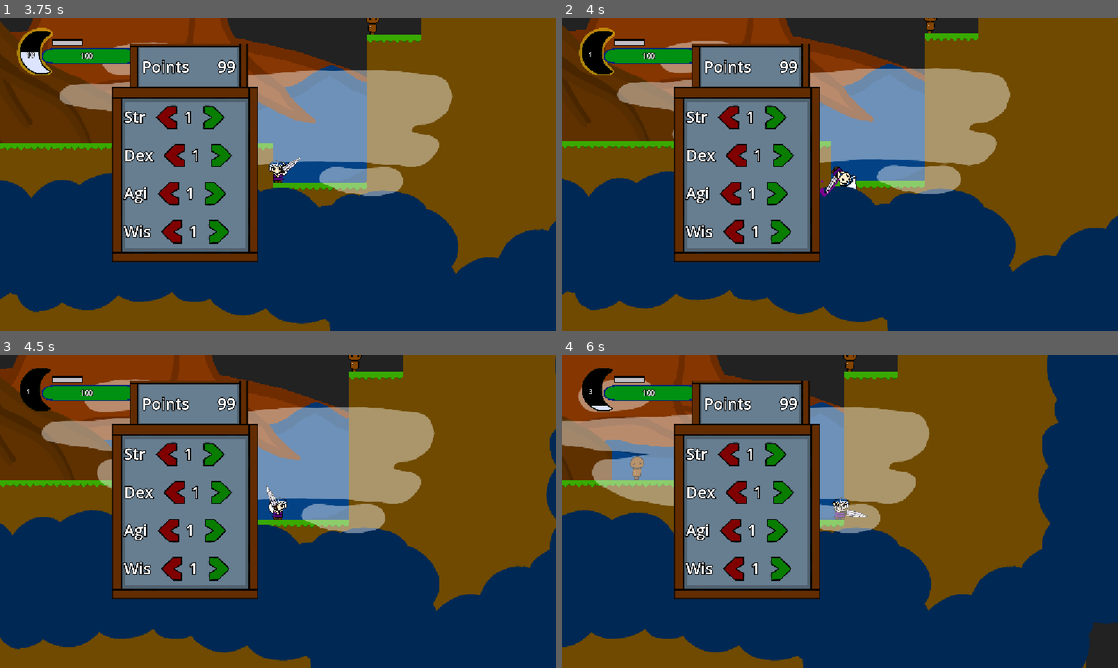
Above: before the commit, frames 1-4 (two rows, left to right).
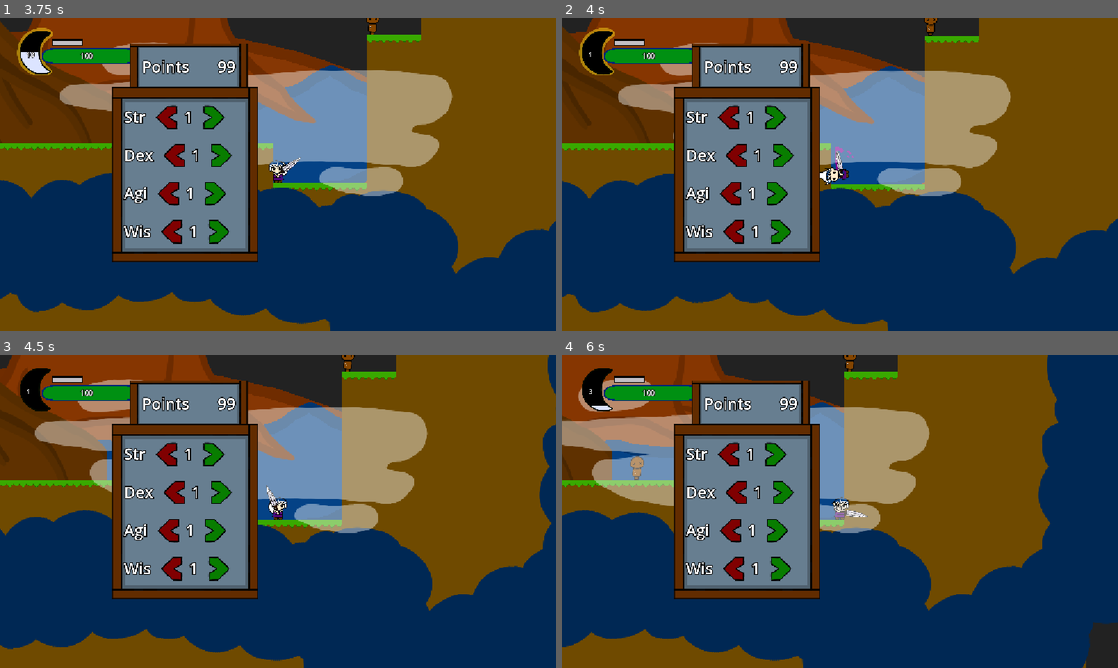
Above: after the commit, the same moments.

Repository: Nelinnia/azure-leaf-forest
Game: Godot game, scene res://Levels/testing_level.tscn
The game is run twice, just before and just after one commit, with the same random seed, the same clock (stepped at 60 frames per second) and the same inputs.
Inputs (mouse positions are in pixels of both pictures, inside the frame that each line leads up to):
- Up to frame 1 (3.75 s): move the mouse to (250, 237) at 0.52 s; press the mouse at (250, 237) at 0.53 s; hold D (move_right) 0.53-2.03 s; tap Space (jump) at 0.77, 1.52, 3.02 s; move the mouse to (444, 221) at 1.27 s; release the mouse at (444, 221) at 1.28 s; click (444, 221) at 1.35 s; move the mouse to (111, 127) at 2.02 s; hold Q (magic) 2.03-2.78 s; hold A (move_left) from 2.03 s (still down); click (111, 127) at 2.3 s; move the mouse to (305, 174) at 2.77 s; tap P (stat_panel) at 2.85 s; click (305, 174) at 3.05 s; move the mouse to (194, 96) at 3.52 s; hold Tab (weapon_swap) from 3.53 s (still down)
- Up to frame 2 (4 s): keep holding A (move_left); keep holding Tab (weapon_swap); tap Space (jump) at 3.77 s; click (756, 96) at 3.8 s
- Up to frame 3 (4.5 s): move the mouse to (400, 495) at 4.27 s; release A (move_left) at 4.28 s; release Tab (weapon_swap) at 4.28 s; hold D (move_right) from 4.28 s (still down); click (400, 495) at 4.35 s
- Up to frame 4 (6 s): tap Space (jump) at 4.52 s; move the mouse to (728, 527) at 5.02 s; press the mouse at (728, 527) at 5.03 s; release D (move_right) at 5.75 s; release the mouse at (728, 527) at 5.75 s; click (728, 455) at 5.75 s

Frame 1 is identical in both runs. In frame 2, 4.1% of the frame differs, in the area x 0-100%, y 0-100%; in frame 3, 5.3%; in frame 4, less than 0.1%.

Commit message:
fixed air attack animation bug(clockwise swing)

Diff:
--- a/Player/player.gd
+++ b/Player/player.gd
@@ -162,7 +162,11 @@
 	is_attacking = true
 	var is_ground := current_state == State.GROUND
 	var attack_anim := "sword_swing_ground" if is_ground else "sword_swing_air"
-	attack_animation_player.play(attack_anim)
+	if not is_ground and is_facing_left:
+		attack_animation_player.play_backwards("sword_swing_air")
+	else:
+		attack_animation_player.play(attack_anim)
+	#attack_animation_player.play(attack_anim)
 	left_arm.play(attack_anim)
 	right_arm.play(attack_anim)
 func _on_attack_finished(anim_name: StringName) -> void:
--- a/Player/player.tscn
+++ b/Player/player.tscn
@@ -298,9 +298,12 @@
 tracks/1/interp = 1
 tracks/1/loop_wrap = true
 tracks/1/keys = {
-"times": PackedFloat32Array(0.3),
-"transitions": PackedFloat32Array(1),
+"times": PackedFloat32Array(0, 0.3),
+"transitions": PackedFloat32Array(1, 1),
 "values": [{
+"args": [],
+"method": &"on_attack_end_left"
+}, {
 "args": [],
 "method": &"on_attack_end"
 }]
--- a/Player/weapon_sword.gd
+++ b/Player/weapon_sword.gd
@@ -77,7 +77,9 @@
 	poison_swing_anim.visible = false
 	if is_airborne:
 		air_spin_area.monitoring = false
-
+func on_attack_end_left() -> void:
+	if player.is_facing_left:
+		on_attack_end()
 
 func _on_charge_timeout() -> void:
 	charges += 1
